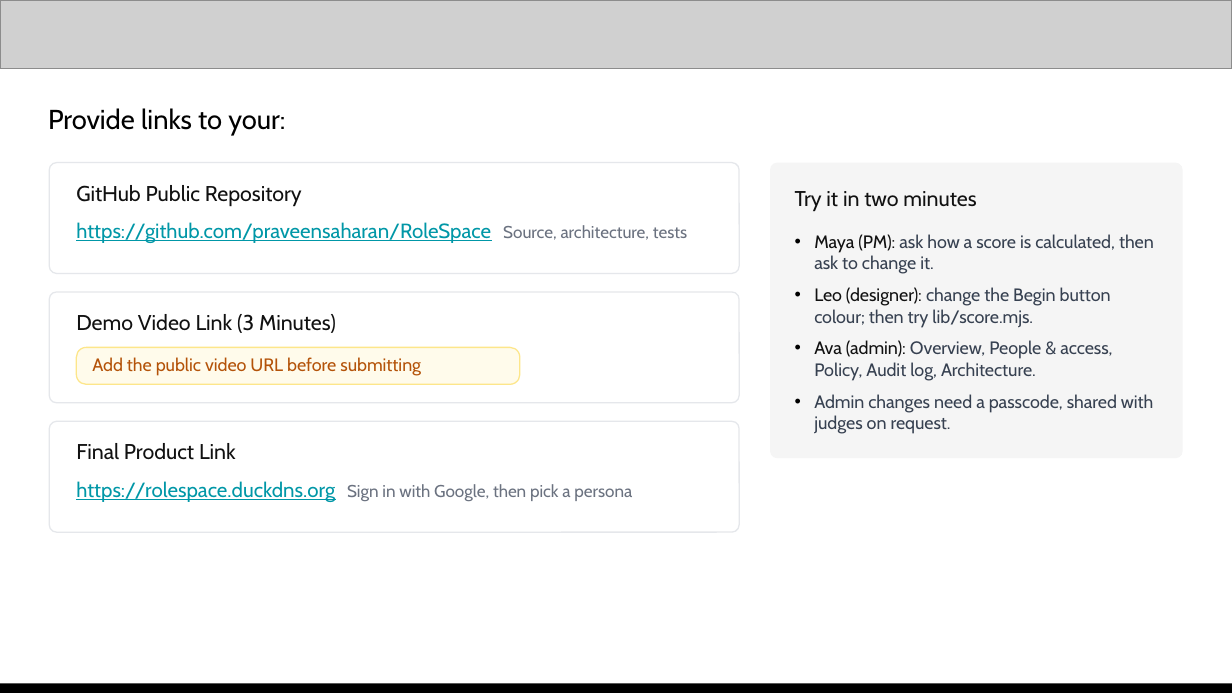
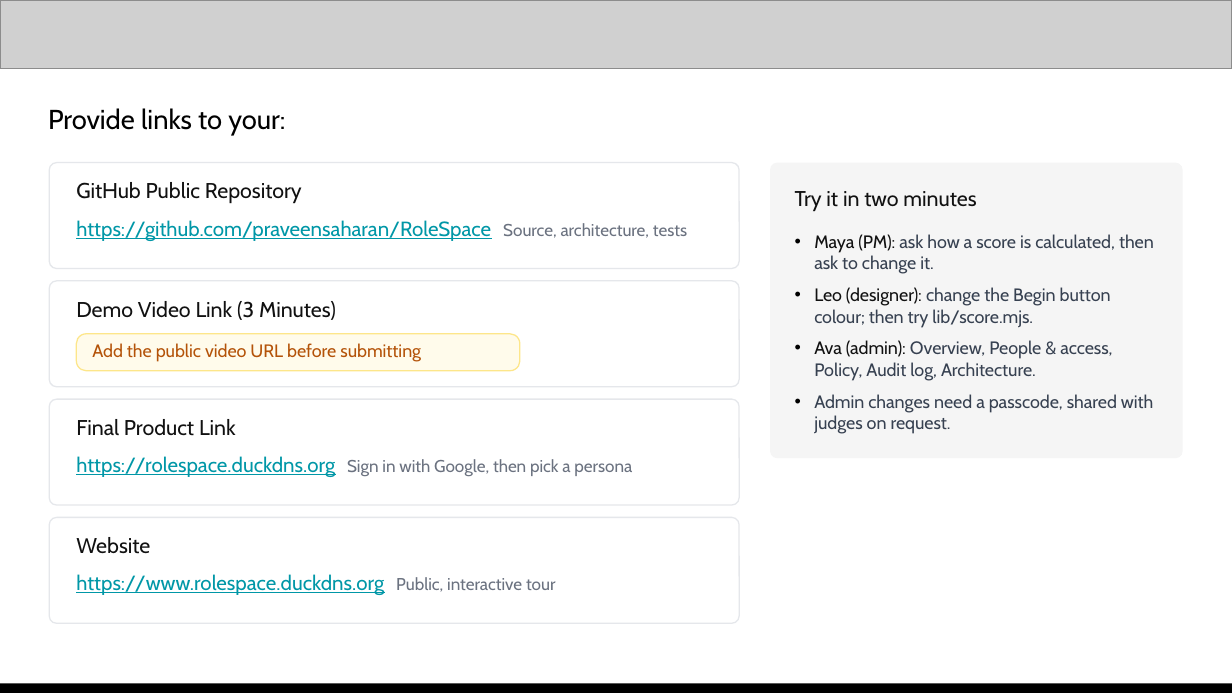
Before and after one commit to praveensaharan/RoleSpace, a slide deck: slide 20 of docs/deck/RoleSpace-AI-Builder-Cup-submission.pptx (slide 17 before the commit). Drawn at 1232x693 pixels with LibreOffice and Linux fonts; fonts in the diff are those of the drawing; grey boxes stand for pictures. Boxes give left, top, right and bottom in pixels: in the first picture for what was removed or moved away, otherwise in the second. Text is boxed around its words. In the diff, an @@ line names an element or a change of style, - is before the commit and + after.

Commit message:
[add] spending cap, public website, GitHub activity, security hardening

```diff
--- a/docs/deck/RoleSpace-AI-Builder-Cup-submission.pptx
+++ b/docs/deck/RoleSpace-AI-Builder-Cup-submission.pptx
@@ rounded rectangle resized from (x1=49, y1=163, x2=739, y2=274) to (x1=49, y1=163, x2=739, y2=269) @@
@@ rounded rectangle resized from (x1=49, y1=292, x2=739, y2=403) to (x1=49, y1=281, x2=739, y2=387) @@
@@ 2 texts, 1 rounded rectangle moved together from (x1=76, y1=314, x2=520, y2=384) to (x1=76, y1=301, x2=520, y2=371) @@
@@ proportions changed in 3 elements at (x1=49, y1=163, x2=739, y2=269), (x1=49, y1=281, x2=739, y2=387), (x1=49, y1=399, x2=739, y2=505) @@
@@ rounded rectangle resized from (x1=49, y1=421, x2=739, y2=532) to (x1=49, y1=399, x2=739, y2=505) @@
@@ text "Final Product Link" moved from (x1=76, y1=443, x2=236, y2=460) to (x1=76, y1=419, x2=236, y2=436) @@
@@ text "https://rolespace.duckdns.org Sign in with Google, ..." moved from (x1=76, y1=481, x2=632, y2=502) to (x1=76, y1=456, x2=632, y2=477) @@
@@ rounded rectangle added at (x1=49, y1=517, x2=739, y2=623), fill #FFFFFF, outline #E5E7EB 0.75 pt @@
@@ text added at (x1=76, y1=537, x2=150, y2=554), 12.5 pt, text #111111 @@
+Website
@@ text added at (x1=76, y1=574, x2=555, y2=595), 12 pt, text #0097A7, underline @@
+https://www.rolespace.duckdns.org Public, interactive tour
```
Also in this commit, not shown: 6 other slides changed, 3 slides added, 42 other files.
